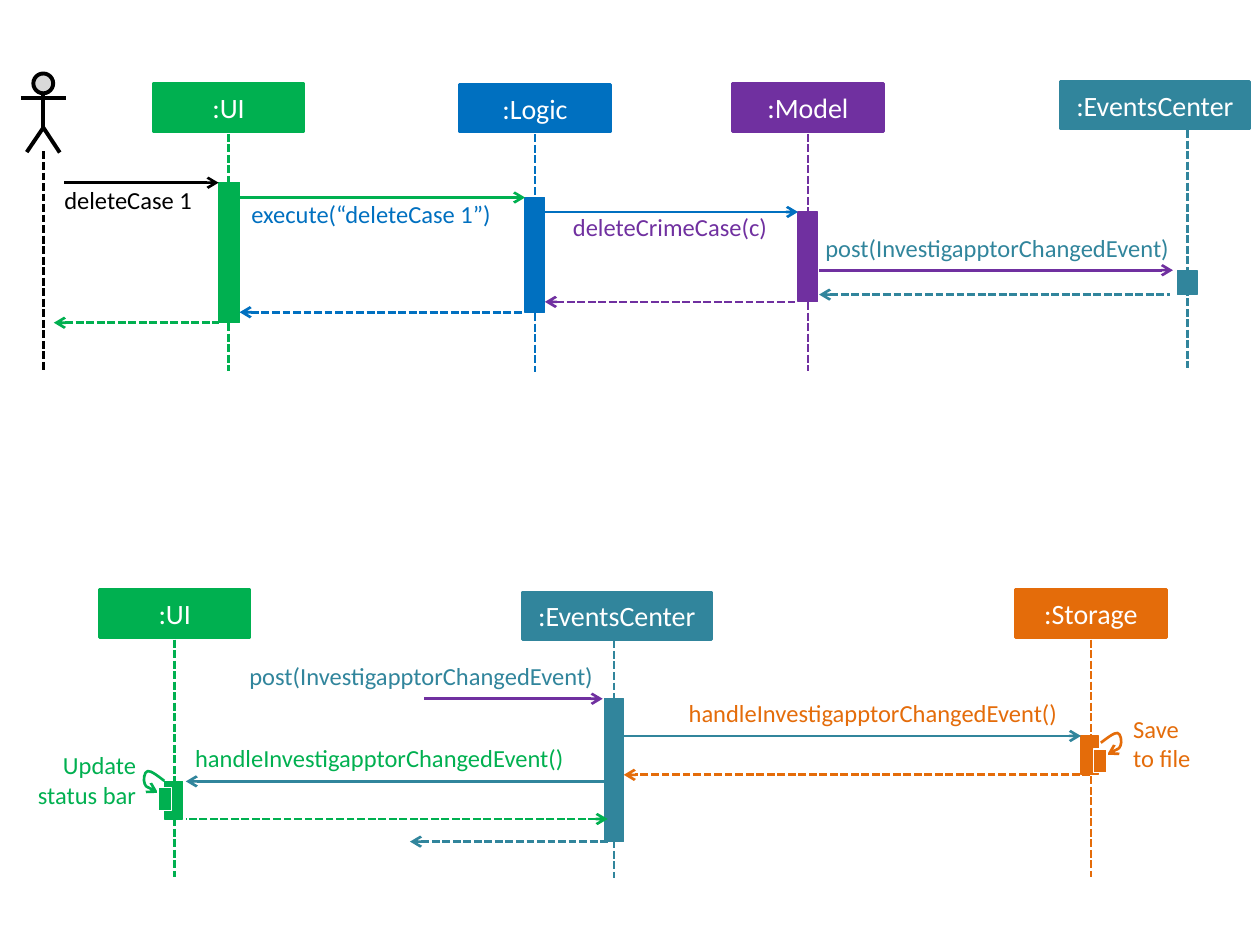
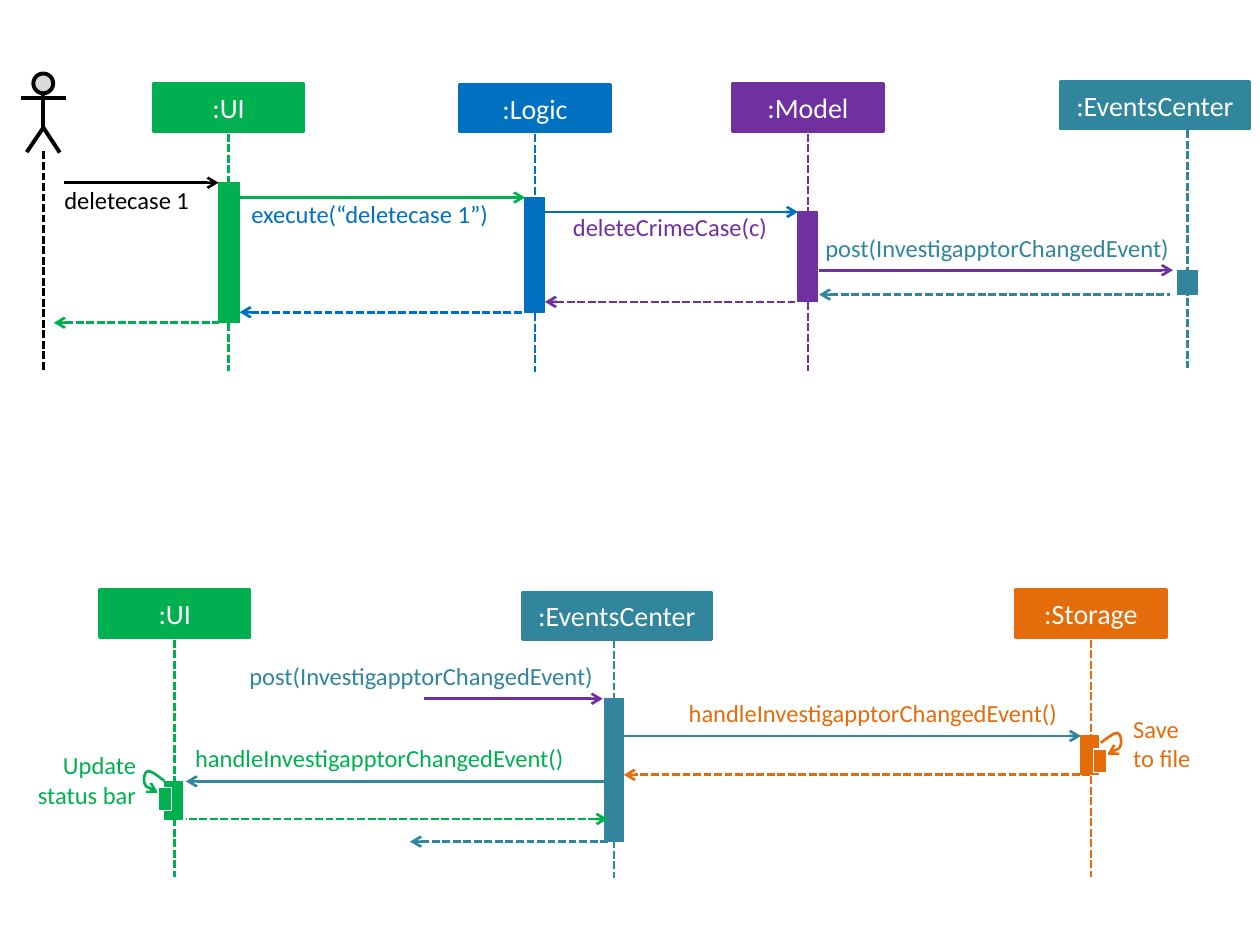
Before and after one commit to quentinkhoo/main, a slide deck: slide 1 of docs/diagrams/HighLevelSequenceDiagrams.pptx. Drawn at 1260x945 pixels with LibreOffice and Linux fonts; fonts in the diff are those of the drawing. Boxes give left, top, right and bottom in pixels: in the first picture for what was removed or moved away, otherwise in the second. Text is boxed around its words. In the diff, an @@ line names an element or a change of style, - is before the commit and + after.

```diff
--- a/docs/diagrams/HighLevelSequenceDiagrams.pptx
+++ b/docs/diagrams/HighLevelSequenceDiagrams.pptx
@@ text at bbox=[64, 192, 188, 210]: text changed @@
-deleteCase 1
+deletecase 1
@@ text at bbox=[251, 205, 488, 227]: text changed @@
-execute(“deleteCase 1”)
+execute(“deletecase 1”)
```
Also in this commit, not shown: 1 other slide changed, 6 other files.
